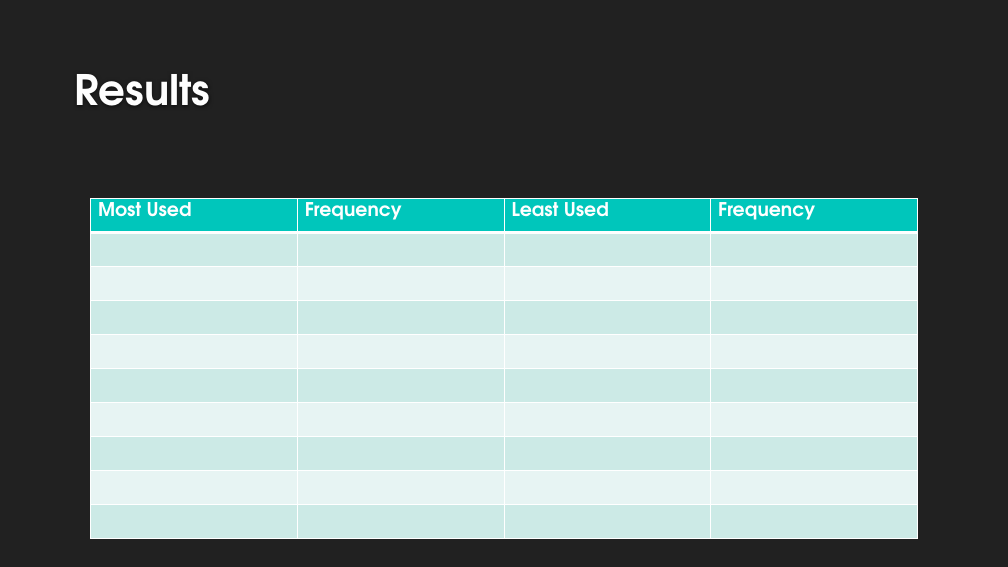
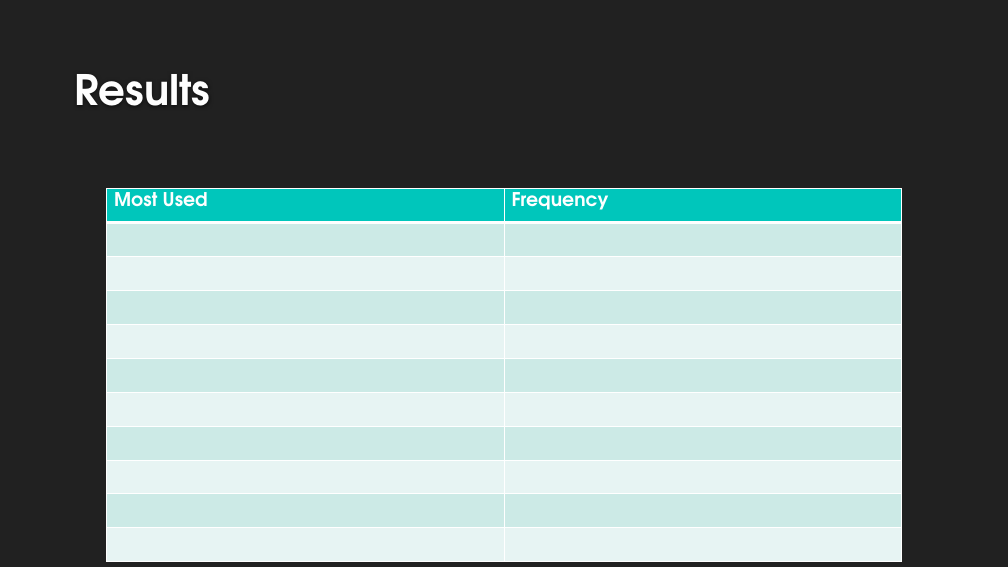
Before and after one commit to brafaul/CSCI455Proj1, a slide deck: slide 12 of project1.pptx. Drawn at 1008x567 pixels with LibreOffice and Linux fonts; fonts in the diff are those of the drawing; background and template pictures are left out. Boxes give left, top, right and bottom in pixels: in the first picture for what was removed or moved away, otherwise in the second. Text is boxed around its words. In the diff, an @@ line names an element or a change of style, - is before the commit and + after.

Commit message:
fixed table - still needs data

```diff
--- a/project1.pptx
+++ b/project1.pptx
@@ table at (107,189,902,563) @@
-Most Used | Frequency | Least Used | Frequency
- |  |  | 
- |  |  | 
- |  |  | 
- |  |  | 
- |  |  | 
- |  |  | 
- |  |  | 
- |  |  | 
- |  |  | 
+Most Used | Frequency
+ | 
+ | 
+ | 
+ | 
+ | 
+ | 
+ | 
+ | 
+ | 
+ | 
@@ table: place and size @@
-table at (91,199,917,539)
+table at (107,189,902,563)
```
